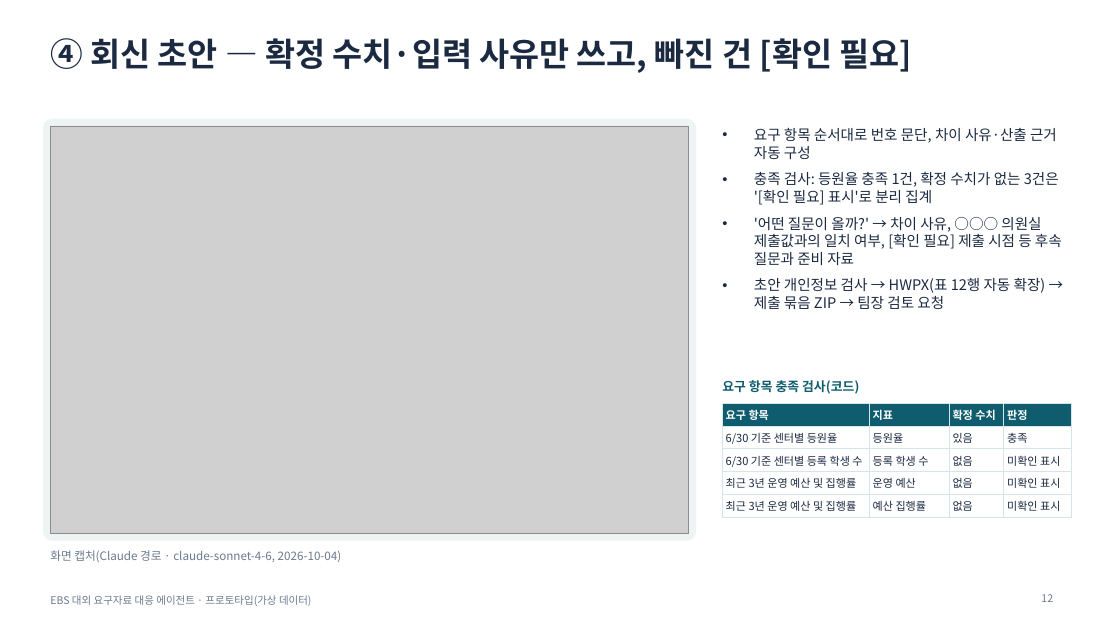
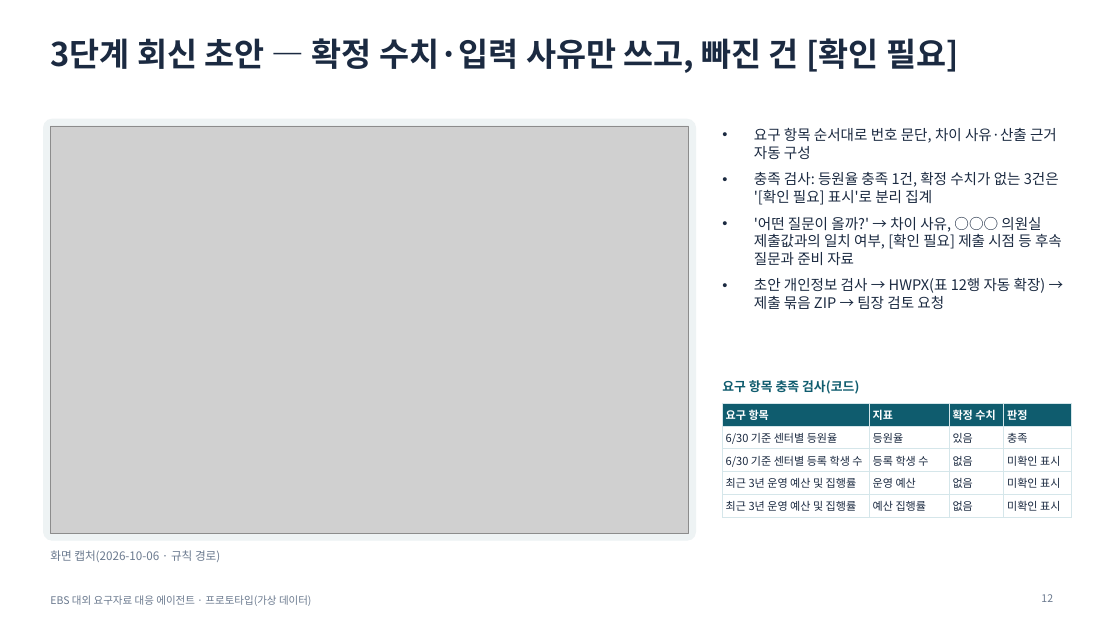
Before and after one commit to lts134/ebsjajucenter, a slide deck: slide 12 of app/docs/발표자료_EBS_요구자료대응에이전트.pptx. Drawn at 1120x630 pixels with LibreOffice and Linux fonts; fonts in the diff are those of the drawing; grey boxes stand for pictures. Boxes give left, top, right and bottom in pixels: in the first picture for what was removed or moved away, otherwise in the second. Text is boxed around its words. In the diff, an @@ line names an element or a change of style, - is before the commit and + after.

```diff
--- a/app/docs/발표자료_EBS_요구자료대응에이전트.pptx
+++ b/app/docs/발표자료_EBS_요구자료대응에이전트.pptx
@@ title at (x1=50, y1=38, x2=958, y2=73): text changed @@
-④ 회신 초안 — 확정 수치·입력 사유만 쓰고, 빠진 건 [확인 필요]
+3단계 회신 초안 — 확정 수치·입력 사유만 쓰고, 빠진 건 [확인 필요]
@@ text at (x1=50, y1=550, x2=220, y2=562): text changed @@
-화면 캡처(Claude 경로 · claude-sonnet-4-6, 2026-10-04)
+화면 캡처(2026-10-06 · 규칙 경로)
```
Also in this commit, not shown: 12 other slides changed, 34 other files.
